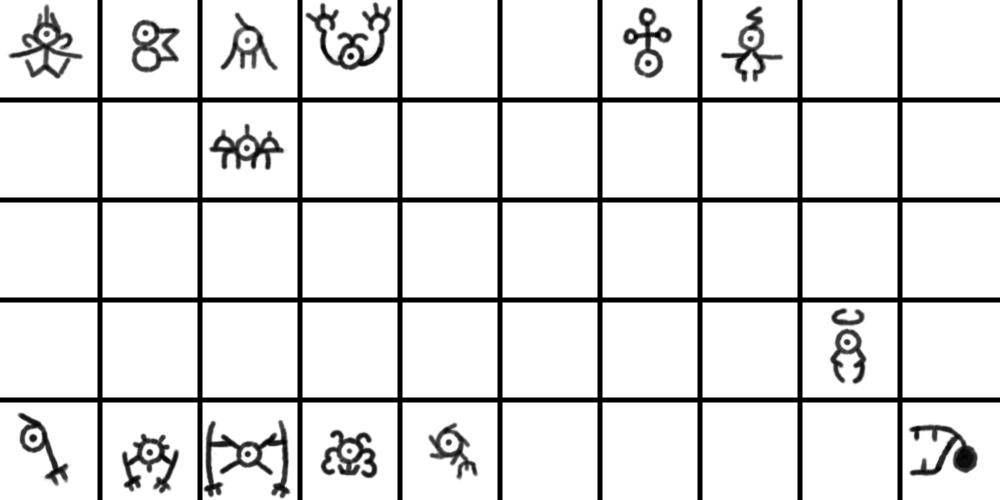
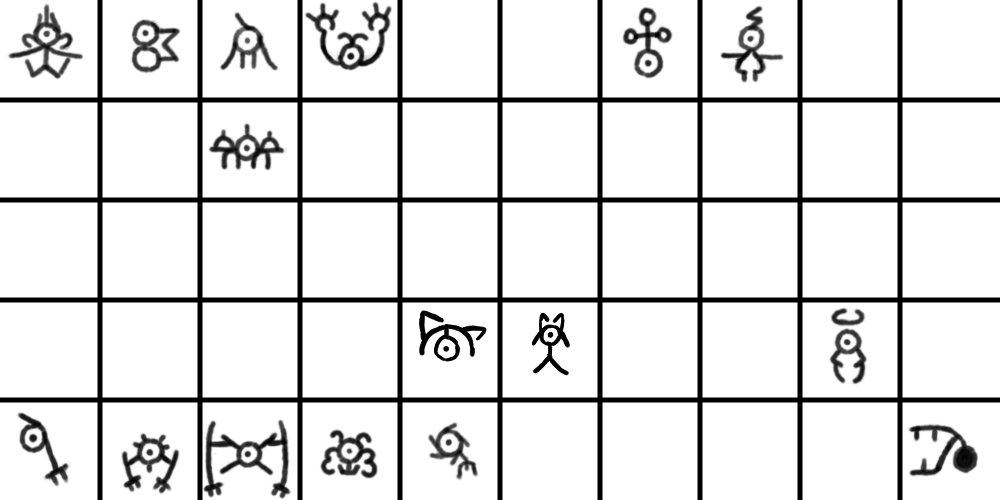
The second 1000 × 500 image is a revision of the first. Changes to its layers:
painted on "Paint Layer 1" over [419, 310, 571, 376]
